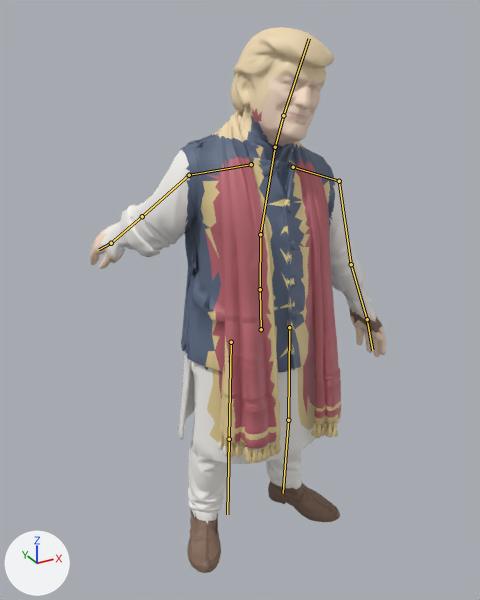
An edit to the Blender file MIRAS_VR/blender/heritage_guide_rigged.blend, drawn before and after from the same camera.
Rendered twice from a 50 mm camera at (-1.085, -1.819, 1.943) aimed at (-0.022, 0.115, 0.976). Arrows for +X, +Y and +Z are at lower left; the lights stay in place. The picture after the commit comes second. Both versions are drawn at frame 30 of the action 'Point'; the numbers are the values there. The bones that change, and the others that lie on the model, are drawn over the model as lines.

Names of what the first picture shows: 'Trump_Tour_Guide_Mesh'.
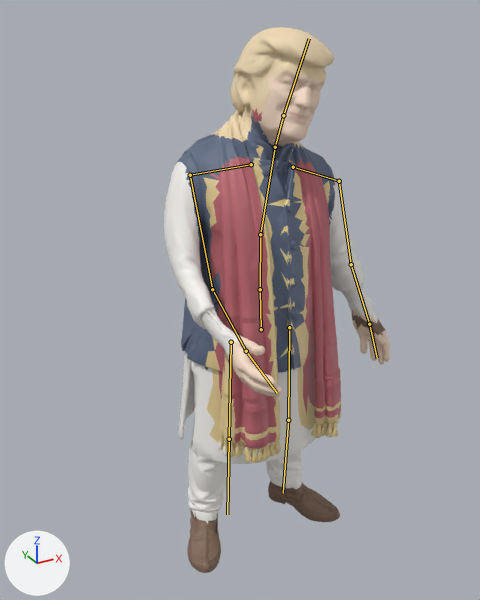
Where the change shows, as pixel boxes [x1, y1, x2, y2] in the pictures (480 x 600 px):
'Trump_Tour_Guide_Mesh', posed (24% narrower)
    before: [90, 27, 386, 573]
    after: [164, 27, 390, 573]
bone 'forearm.L', root to tip
    before: (351, 264) to (367, 319)
    after: (351, 264) to (369, 324)
bone 'shoulder.R', root to tip
    before: (251, 164) to (189, 175)
    after: (251, 164) to (190, 175)
bone 'upper_arm.R', root to tip
    before: (189, 175) to (142, 216)
    after: (190, 175) to (212, 289)
bone 'forearm.R', root to tip
    before: (142, 216) to (111, 243)
    after: (212, 289) to (246, 351)
bone 'hand.R', root to tip
    before: (111, 243) to (99, 249)
    after: (246, 351) to (277, 393)

The change in detail:
Bone 'forearm.L' (bone_forearm_l) turns from (5, 0, 0) to (-6, 0, 0) degrees about its own x, y and z.
Bone 'shoulder.R' (bone_shoulder_r) turns from (0, 7, -9) to (0, 6, -7) degrees about its own x, y and z.
Bone 'upper_arm.R' (bone_upper_arm_r) turns from (43, 6, -26) to (-45, 6, -22) degrees about its own x, y and z.
Bone 'forearm.R' (bone_forearm_r) turns from (14, 0, 0) to (-16, 0, 0) degrees about its own x, y and z.
Bone 'hand.R' (bone_hand_r) turns from (6, 0, -6) to (-6, 0, -6) degrees about its own x, y and z.
